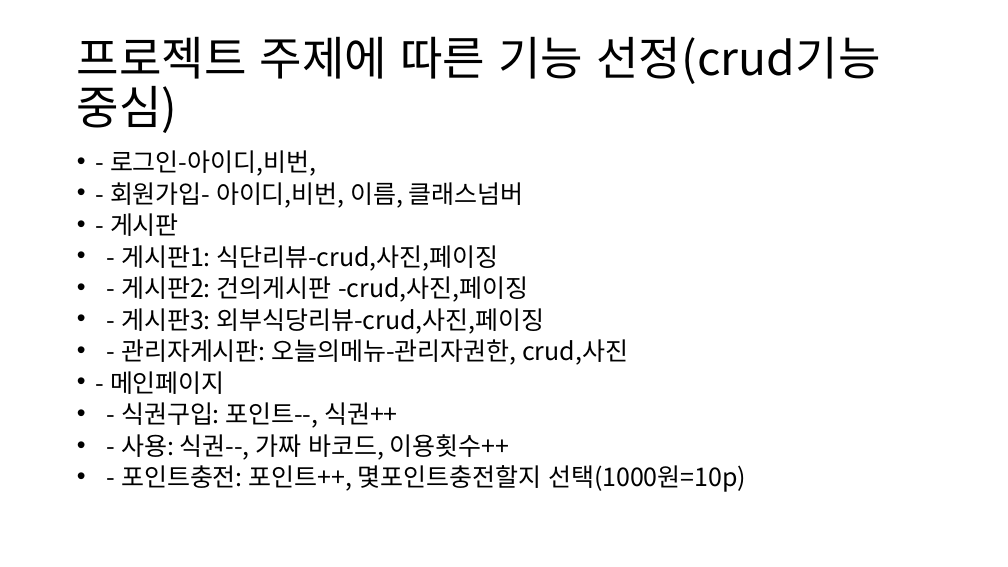
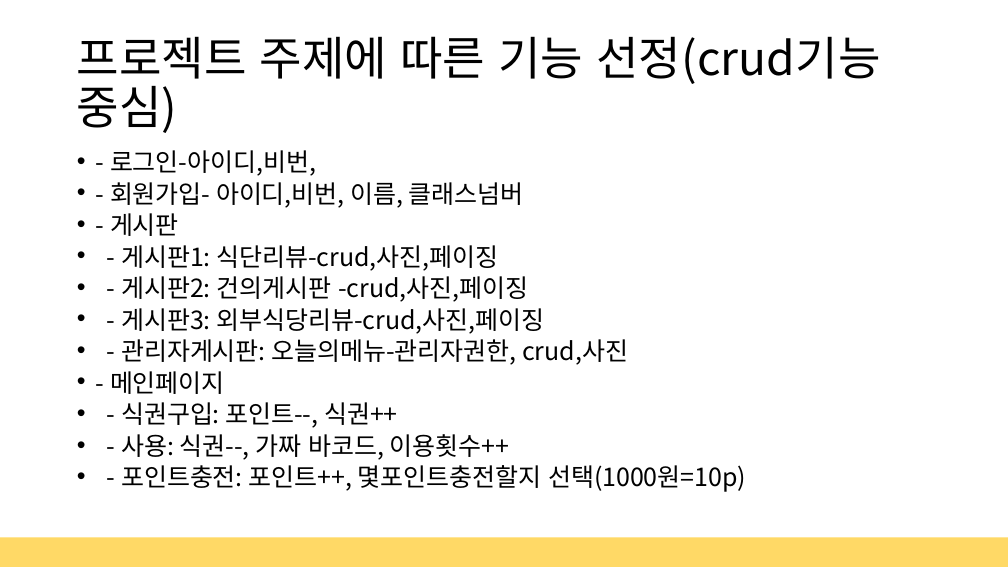
Before and after one commit to Mishuni/Multi_Food, a slide deck: slide 3 of 세미 프로젝트 결과발표.pptx. Drawn at 1008x567 pixels with LibreOffice and Linux fonts; fonts in the diff are those of the drawing. Boxes give left, top, right and bottom in pixels: in the first picture for what was removed or moved away, otherwise in the second. Text is boxed around its words. In the diff, an @@ line names an element or a change of style, - is before the commit and + after.

```diff
--- a/세미 프로젝트 결과발표.pptx
+++ b/세미 프로젝트 결과발표.pptx
@@ rectangle added at (0, 538, 1008, 567), fill #FFD966, outline #FFE699 1 pt @@
```
Also in this commit, not shown: 4 other slides changed, 3 slides added, 53 other files.
